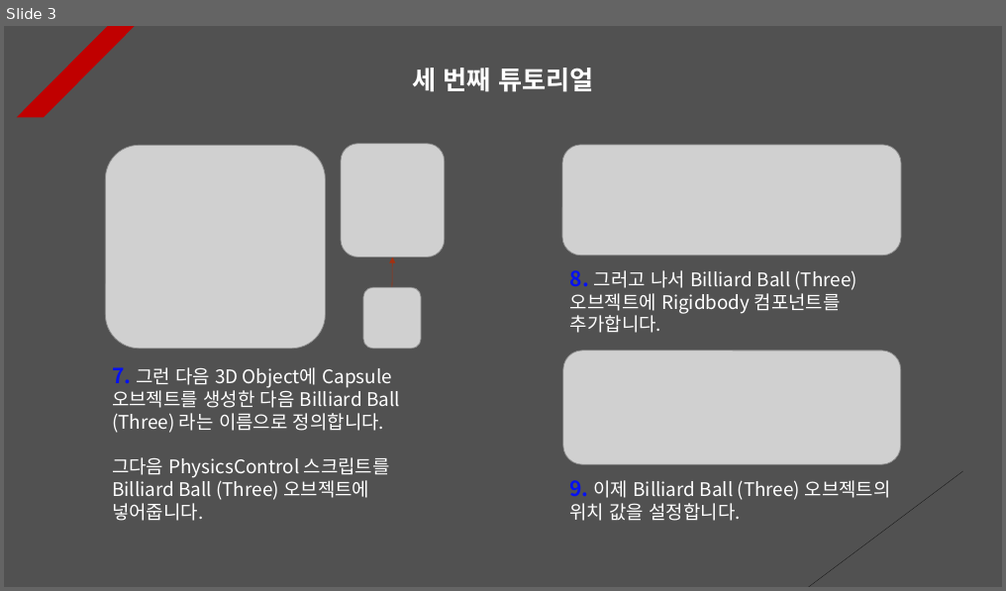
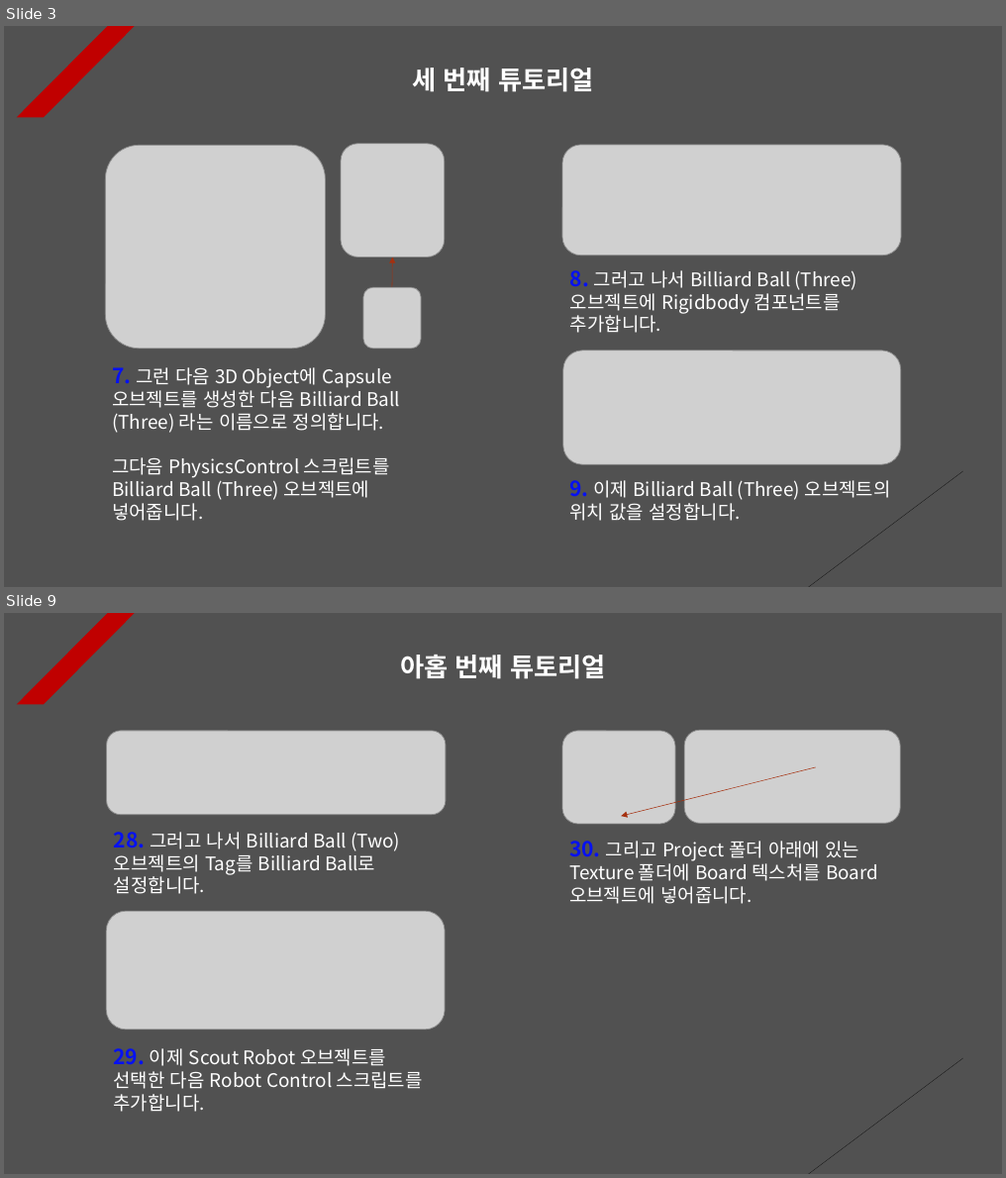
Before and after one commit to Unity2033/3D-UnityEngine, a slide deck: Assets/Physics/PPT Data/Physics Example.pptx. Shown one above the other, each under a label of ours: slide 3 before the commit, slides 3 and 9 after it; the slides between them are not shown. The pictures are 1006x591 and 1006x1178 pixels, drawn with LibreOffice and Linux fonts; fonts in the diff are those of the drawing; grey boxes stand for pictures. Boxes give left, top, right and bottom in pixels: in the first picture for what was removed or moved away, otherwise in the second. Text is boxed around its words. In the diff, an @@ line names an element or a change of style, - is before the commit and + after.

```diff
--- a/Assets/Physics/PPT Data/Physics Example.pptx
+++ b/Assets/Physics/PPT Data/Physics Example.pptx
@@ slide 9 added at <box>4,613,1002,1174</box>, background #515151; not listed: 2 template elements that a slide beside it also shows @@
@@ text added at <box>400,655,605,679</box>, 25 pt, text #FFFFFF, bold @@
+아홉 번째 튜토리얼
@@ picture added at <box>107,731,446,814</box> @@
@@ picture added at <box>562,731,675,823</box> @@
@@ picture added at <box>684,730,900,823</box> @@
@@ arrow added from (816, 767) to (621, 816), #A5300F 0.5 pt dashed @@
@@ text added at <box>114,832,400,894</box>, 18 pt, text #FFFFFF @@
+28. 그러고 나서 Billiard Ball (Two) 오브젝트의 Tag를 Billiard Ball로 설정합니다.
@@ text added at <box>569,841,878,904</box>, 18 pt, text #FFFFFF @@
+30. 그리고 Project 폴더 아래에 있는 Texture 폴더에 Board 텍스처를 Board 오브젝트에 넣어줍니다.
@@ picture added at <box>107,911,445,1029</box> @@
@@ text added at <box>113,1049,423,1112</box>, 18 pt, text #FFFFFF @@
+29. 이제 Scout Robot 오브젝트를 선택한 다음 Robot Control 스크립트를 추가합니다.
```
Also in this commit, not shown: 1 slide changed, 3 other slides added, 38 other files.
